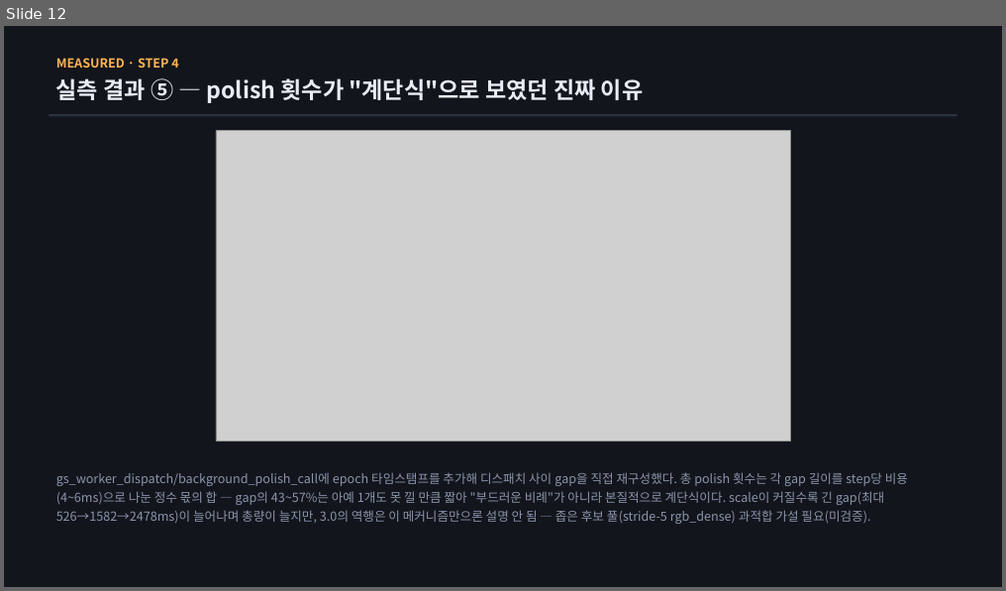
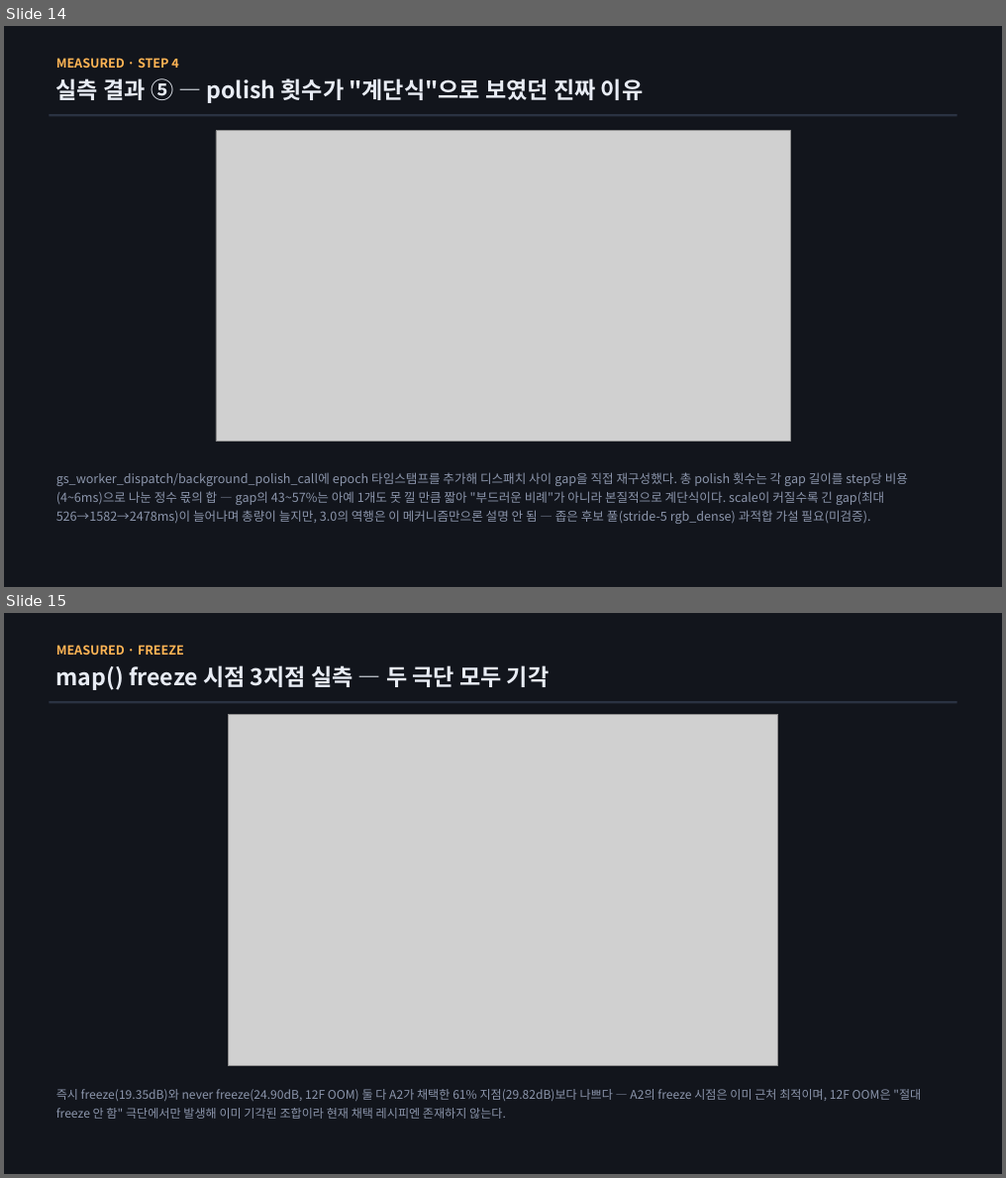
Before and after one commit to sawo0150/gs_floaterLab, a slide deck: context/ppt/ppt0812/vigs_budget_briefing_0812.pptx. Shown one above the other, each under a label of ours: slide 12 before the commit, slides 14 and 15 after it. The pictures are 1006x591 and 1006x1178 pixels, drawn with LibreOffice and Linux fonts; fonts in the diff are those of the drawing; grey boxes stand for pictures. Boxes give left, top, right and bottom in pixels: in the first picture for what was removed or moved away, otherwise in the second. Text is boxed around its words. In the diff, an @@ line names an element or a change of style, - is before the commit and + after.

```diff
--- a/context/ppt/ppt0812/vigs_budget_briefing_0812.pptx
+++ b/context/ppt/ppt0812/vigs_budget_briefing_0812.pptx
@@ slide 15 added at (x1=4, y1=613, x2=1002, y2=1174), background #FFFFFF @@
@@ rectangle added at (x1=4, y1=613, x2=1002, y2=1174), fill #12151C @@
@@ text added at (x1=56, y1=645, x2=184, y2=655), 12 pt, text #FFB454, bold @@
+MEASURED · FREEZE
@@ text added at (x1=56, y1=665, x2=548, y2=690), 22 pt, text #E8ECF4, bold @@
+map() freeze 시점 3지점 실측 — 두 극단 모두 기각
@@ rectangle added at (x1=49, y1=701, x2=957, y2=703), fill #2A3242 @@
@@ picture added at (x1=228, y1=714, x2=777, y2=1065) @@
@@ text added at (x1=56, y1=1089, x2=921, y2=1119), 11.5 pt, text #8B95AB @@
+즉시 freeze(19.35dB)와 never freeze(24.90dB, 12F OOM) 둘 다 A2가 채택한 61% 지점(29.82dB)보다 나쁘다 — A2의 freeze 시점은 이미 근처 최적이며, 12F OOM은 "절대 freeze 안 함" 극단에서만 발생해 이미 기각된 조합이라 현재 채택 레시피엔 존재하지 않는다.
@@ what was slide 12 is now slide 14 @@
```
Also in this commit, not shown: 1 slide changed, 3 other slides added, 19 other files.
